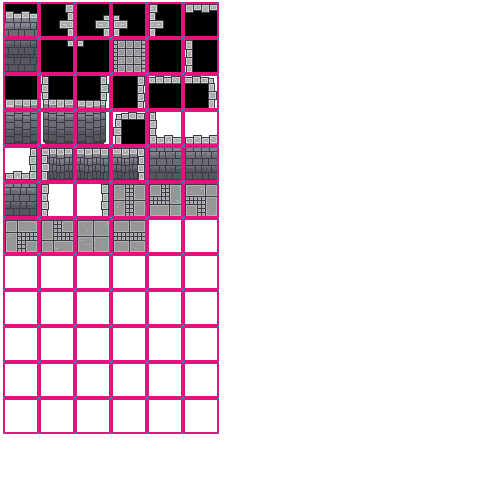
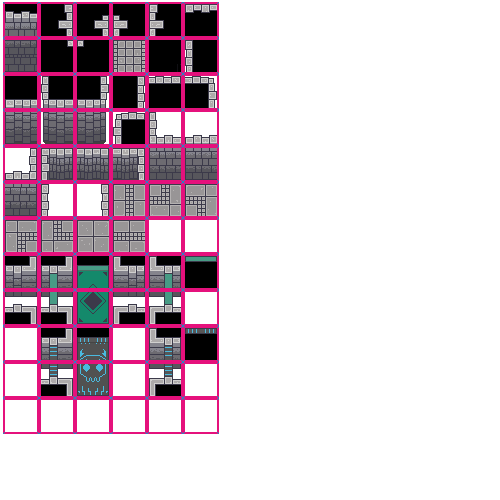
Two versions of the same layered image (500x500). Layer-by-layer changes:
painted on "Calque 12(collé)" over bbox(5, 4, 217, 396)
